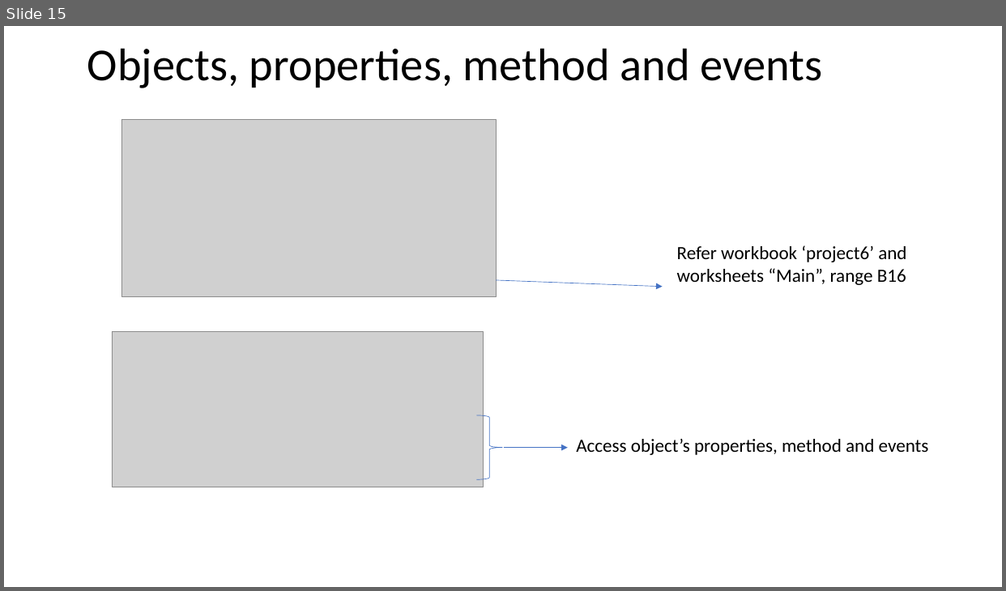
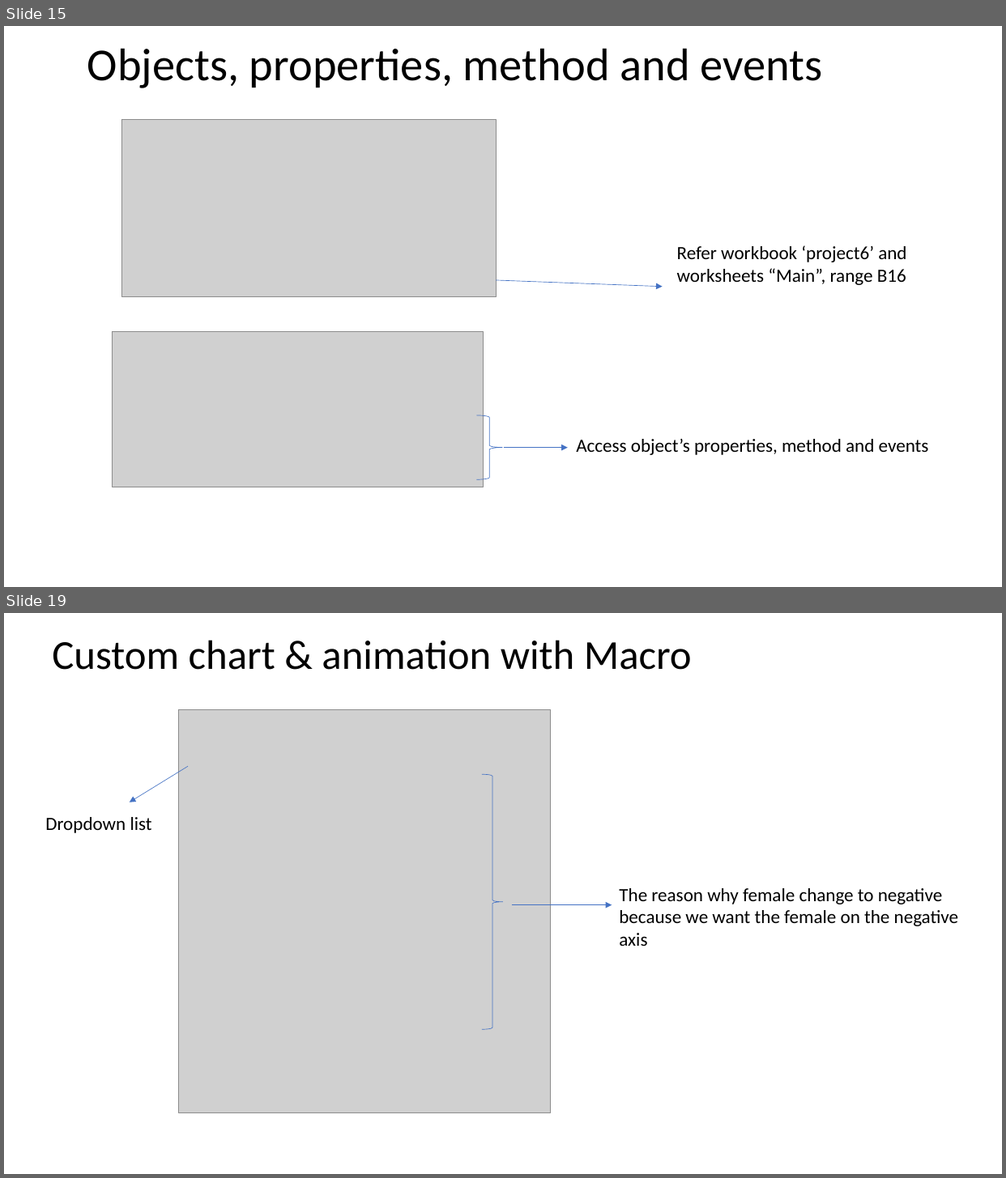
Before and after one commit to liuxu-github-ui/Excel, a slide deck: VBA.pptx. Shown one above the other, each under a label of ours: slide 15 before the commit, slides 15 and 19 after it; the slides between them are not shown. The pictures are 1006x591 and 1006x1178 pixels, drawn with LibreOffice and Linux fonts; fonts in the diff are those of the drawing; grey boxes stand for pictures. Boxes give left, top, right and bottom in pixels: in the first picture for what was removed or moved away, otherwise in the second. Text is boxed around its words. In the diff, an @@ line names an element or a change of style, - is before the commit and + after.

```diff
--- a/VBA.pptx
+++ b/VBA.pptx
@@ slide 19 added at box(4, 613, 1002, 1174), background #FFFFFF @@
@@ title added at box(52, 640, 692, 670), 39.6 pt, text #000000 @@
+Custom chart & animation with Macro
@@ picture added at box(178, 709, 551, 1114) @@
@@ arrow added from (188, 766) to (129, 803), #4472C4 0.5 pt @@
@@ right brace added at box(483, 775, 503, 1030), outline #4472C4 0.5 pt @@
@@ text added at box(45, 817, 152, 833), 18 pt, text #000000 @@
+Dropdown list
@@ text added at box(619, 888, 958, 946), 18 pt, text #000000 @@
+The reason why female change to negative because we want the female on the negative axis
@@ arrow added from (512, 905) to (612, 905), #4472C4 0.5 pt @@
```
Also in this commit, not shown: 2 slides changed, 3 other slides added, 1 slide removed.
